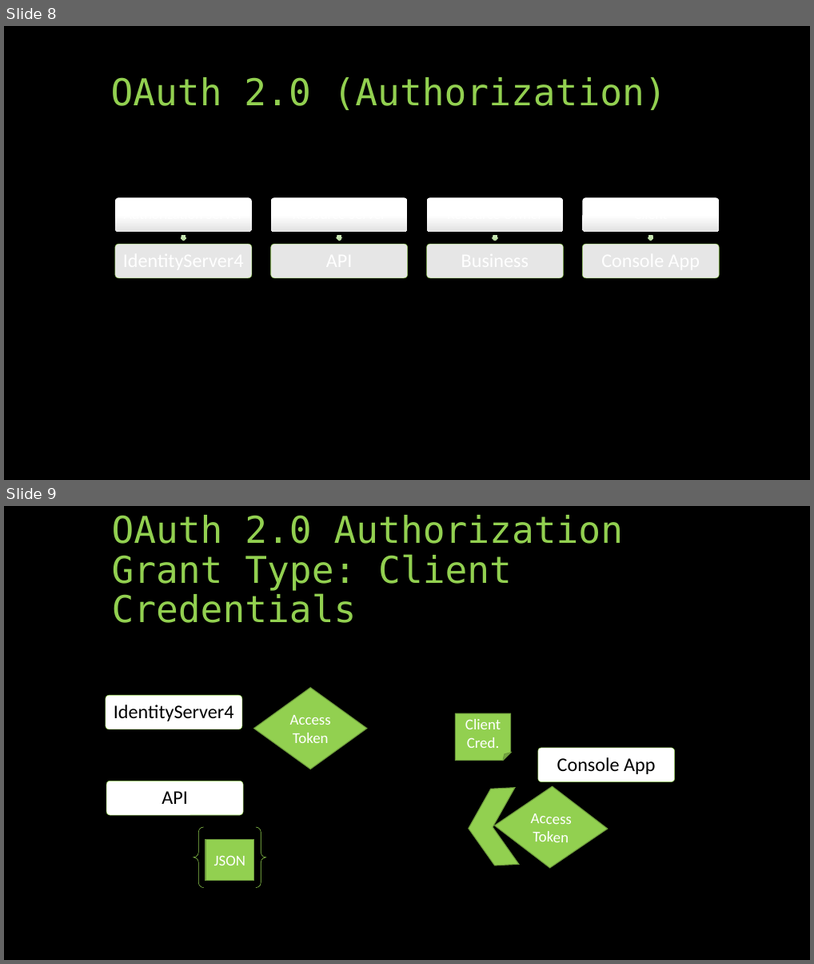
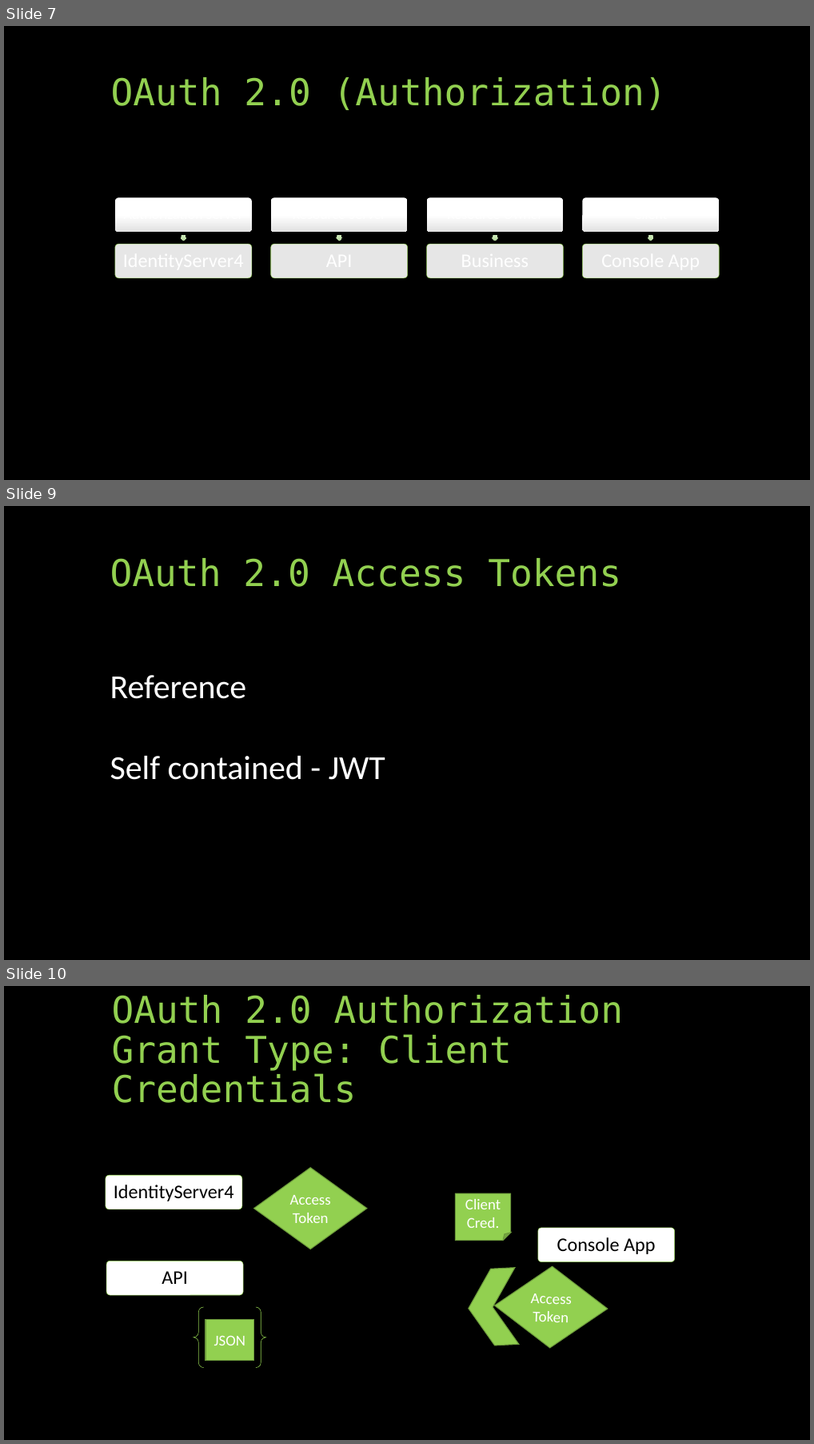
Before and after one commit to aaronralls/IdentityServer4Presentations, a slide deck: Authorization-IdentityServer4v2.pptx. Shown one above the other, each under a label of ours: slides 8 and 9 before the commit, slides 7, 9 and 10 after it; the slides between them are not shown. The pictures are 814x964 and 814x1444 pixels, drawn with LibreOffice and Linux fonts; fonts in the diff are those of the drawing. Boxes give left, top, right and bottom in pixels: in the first picture for what was removed or moved away, otherwise in the second. Text is boxed around its words. In the diff, an @@ line names an element or a change of style, - is before the commit and + after.

```diff
--- a/Authorization-IdentityServer4v2.pptx
+++ b/Authorization-IdentityServer4v2.pptx
@@ slide 9 added at bbox=[4, 506, 810, 960], background #000000 @@
@@ text added at bbox=[110, 558, 622, 587], 44 pt, text #92D050 @@
+OAuth 2.0 Access Tokens
@@ text added at bbox=[110, 675, 386, 780], 40 pt, text #FFFFFF @@
+Reference
+Self contained - JWT
@@ what was slide 8 is now slide 7 @@
@@ what was slide 9 is now slide 10 @@
```
Also in this commit, not shown: 7 slides changed, 2 other slides added, 1 slide removed, 1 other file.
